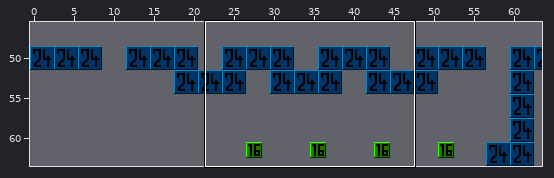
Tiled map, stored at tiled/tmx/debug_moving_platforms.tmx. Above, an overview of the earlier version with the close-up marked.
Close-up. As it was:
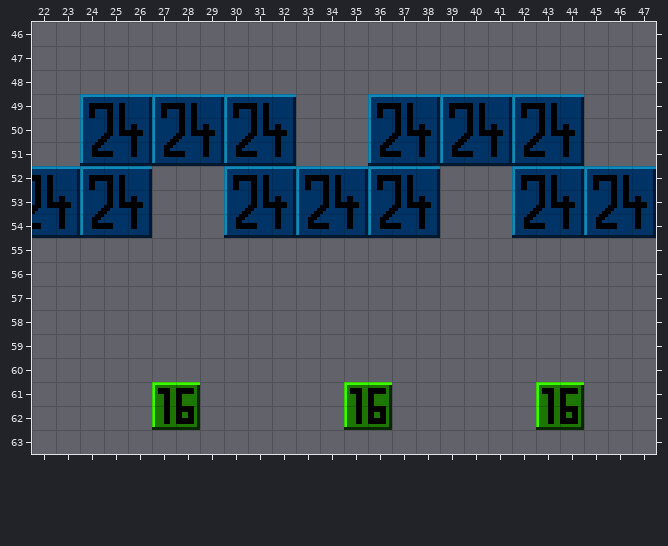
Cells are 8x8 px. Shown: x 22..47, y 46..63. The commit also changed other parts of the map, which this record leaves out.
After:
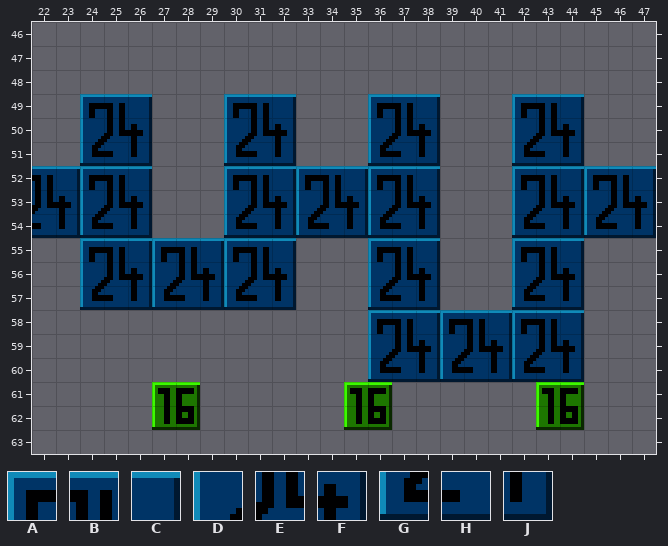
Key: from "testtiles19": A 3923 "Ground", B 3924 "Ground", C 3925 "Ground", D 3987 "Ground", E 3988 "Ground", F 3989 "Ground", G 4051 "Ground", H 4052 "Ground", J 4053 "Ground".
_ is an empty cell.
Difference:
{"where": "layer \"Tile Layer 1\""}
{"y":49,"x":27,"old":"ABC","new":"___"}
{"y":49,"x":39,"old":"ABC","new":"___"}
{"y":50,"x":27,"old":"DEF","new":"___"}
{"y":50,"x":39,"old":"DEF","new":"___"}
{"y":51,"x":27,"old":"GHJ","new":"___"}
{"y":51,"x":39,"old":"GHJ","new":"___"}
{"y":55,"x":24,"old":"_________","new":"ABCABCABC"}
{"y":55,"x":36,"old":"___","new":"ABC"}
{"y":55,"x":42,"old":"___","new":"ABC"}
{"y":56,"x":24,"old":"_________","new":"DEFDEFDEF"}
{"y":56,"x":36,"old":"___","new":"DEF"}
{"y":56,"x":42,"old":"___","new":"DEF"}
{"y":57,"x":24,"old":"_________","new":"GHJGHJGHJ"}
{"y":57,"x":36,"old":"___","new":"GHJ"}
{"y":57,"x":42,"old":"___","new":"GHJ"}
{"y":58,"x":36,"old":"_________","new":"ABCABCABC"}
{"y":59,"x":36,"old":"_________","new":"DEFDEFDEF"}
{"y":60,"x":36,"old":"_________","new":"GHJGHJGHJ"}
